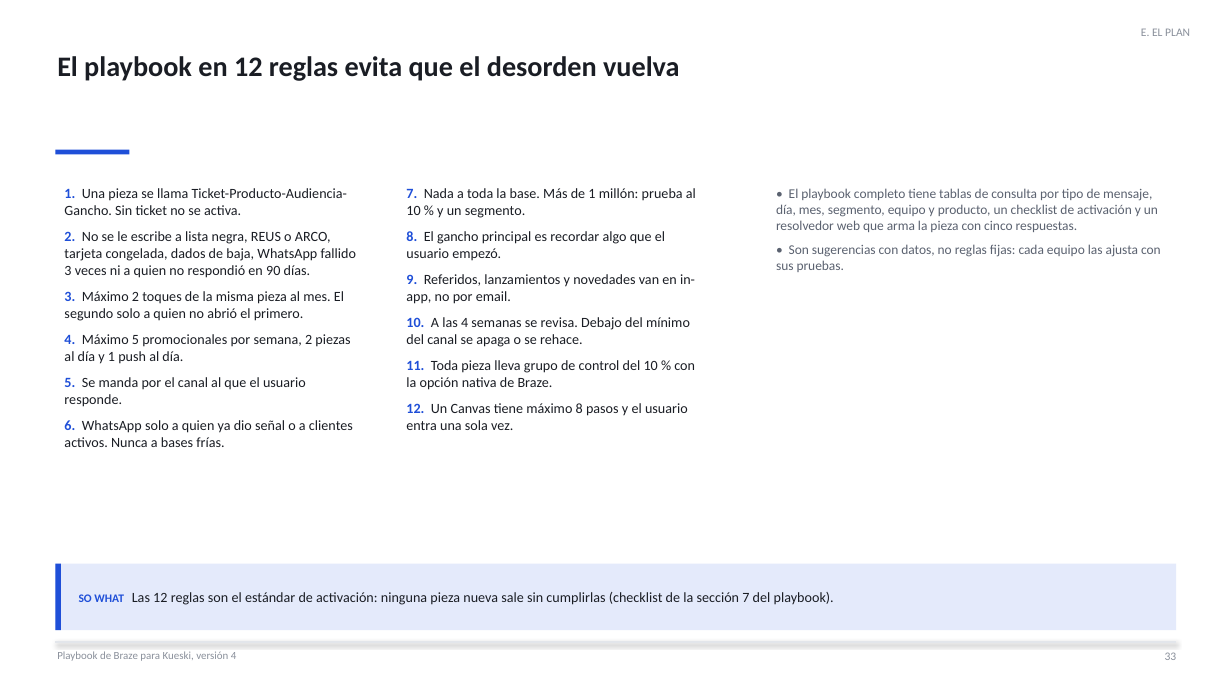
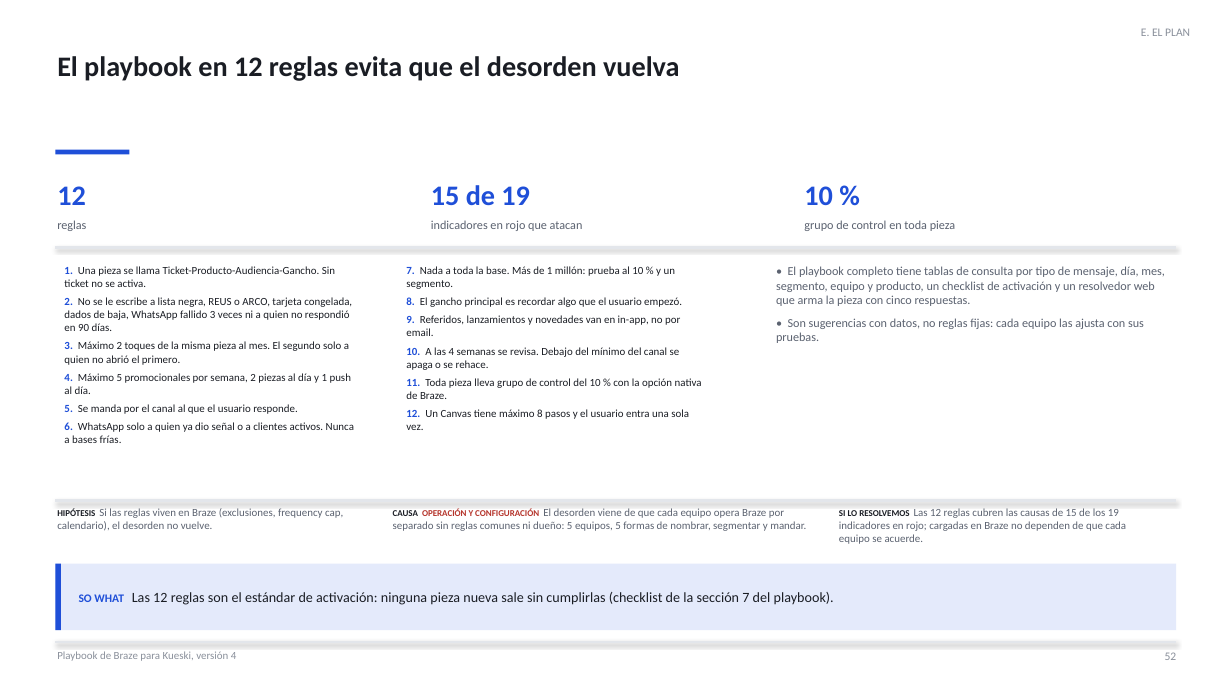
Before and after one commit to dvillasisr-lab/claude, a slide deck: slide 52 of braze-analysis/deck/BRAZE_KUESKI_DECK.pptx (slide 33 before the commit). Drawn at 1232x693 pixels with LibreOffice and Linux fonts; fonts in the diff are those of the drawing. Boxes give left, top, right and bottom in pixels: in the first picture for what was removed or moved away, otherwise in the second. Text is boxed around its words. In the diff, an @@ line names an element or a change of style, - is before the commit and + after.

```diff
--- a/braze-analysis/deck/BRAZE_KUESKI_DECK.pptx
+++ b/braze-analysis/deck/BRAZE_KUESKI_DECK.pptx
@@ text added at (57,186,86,205), 22 pt, text #1F4FD8, bold @@
+12
@@ text added at (431,185,530,206), 22 pt, text #1F4FD8, bold @@
+15 de 19
@@ text added at (804,186,833,205), 22 pt, text #1F4FD8, bold @@
+10 %
@@ text added at (57,220,86,231), 9.5 pt, text #5B6270 @@
+reglas
@@ text added at (431,220,583,231), 9.5 pt, text #5B6270 @@
+indicadores en rojo que atacan
@@ text added at (804,220,956,231), 9.5 pt, text #5B6270 @@
+grupo de control en toda pieza
@@ text "1. Una pieza se llama ...": place and size @@
-text "1. Una pieza se llama ..." at (64,188,356,447)
+text "1. Una pieza se llama ..." at (64,266,354,443)
@@ text "1. Una pieza se llama ..." at (64,266,354,443): size 11 to 8.5 pt; less space between paragraphs @@
@@ line added from (55, 248) to (1177, 248), #E3E6EB 2 pt @@
@@ text "7. Nada a toda la ..." at (406,266,702,430): size 11 to 8.5 pt; less space between paragraphs @@
@@ text "7. Nada a toda la ...": place and size @@
-text "7. Nada a toda la ..." at (406,188,696,430)
+text "7. Nada a toda la ..." at (406,266,702,430)
@@ text "• El playbook completo tiene ...": place and size @@
-text "• El playbook completo tiene ..." at (776,188,1161,272)
+text "• El playbook completo tiene ..." at (776,266,1165,343)
@@ text "• El playbook completo tiene ..." at (776,266,1165,343): size 10.5 to 9.5 pt @@
@@ line added from (55, 501) to (1177, 501), #E3E6EB 2 pt @@
@@ text added at (57,508,343,531), 8.5 pt, text #5B6270 @@
+HIPÓTESIS Si las reglas viven en Braze (exclusiones, frequency cap, calendario), el desorden no vuelve.
@@ text added at (393,508,806,531), 8.5 pt, text #5B6270 @@
+CAUSA OPERACIÓN Y CONFIGURACIÓN El desorden viene de que cada equipo opera Braze por separado sin reglas comunes ni dueño: 5 equipos, 5 formas de nombrar, segmentar y mandar.
@@ text added at (839,508,1126,544), 8.5 pt, text #5B6270 @@
+SI LO RESOLVEMOS Las 12 reglas cubren las causas de 15 de los 19 indicadores en rojo; cargadas en Braze no dependen de que cada equipo se acuerde.
@@ text at (1165,652,1177,660): text changed @@
-33
+52
```
Also in this commit, not shown: 44 other slides changed, 20 slides added, 1 slide removed, 22 other files.
